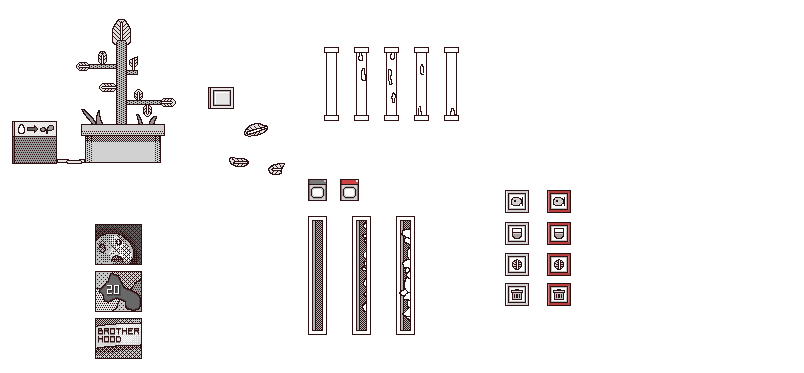
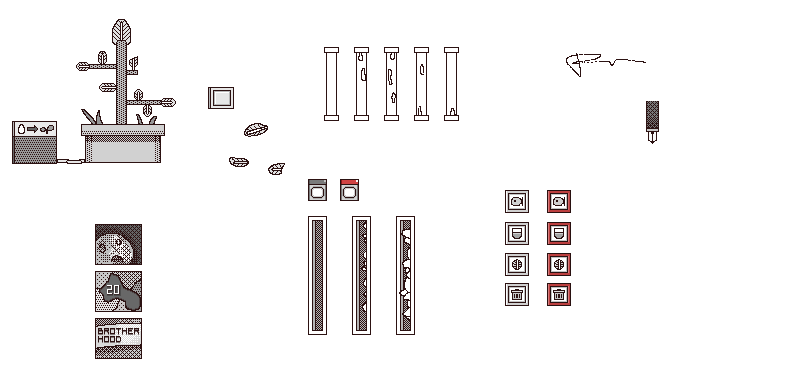
Revision of a layered 804 x 373 image; what changed, layer by layer:
added group "pen" with 2 layers above "sign" over [646, 101, 659, 144]
added layer "Layer 105" in group "pen" over [646, 101, 659, 143]
added layer "Layer 106" in group "pen" over [647, 101, 658, 144]
added group "sign" with 1 layers above "thought bubble" over [566, 53, 646, 77]
added layer "Layer 104" in group "sign" over [566, 53, 646, 77]
